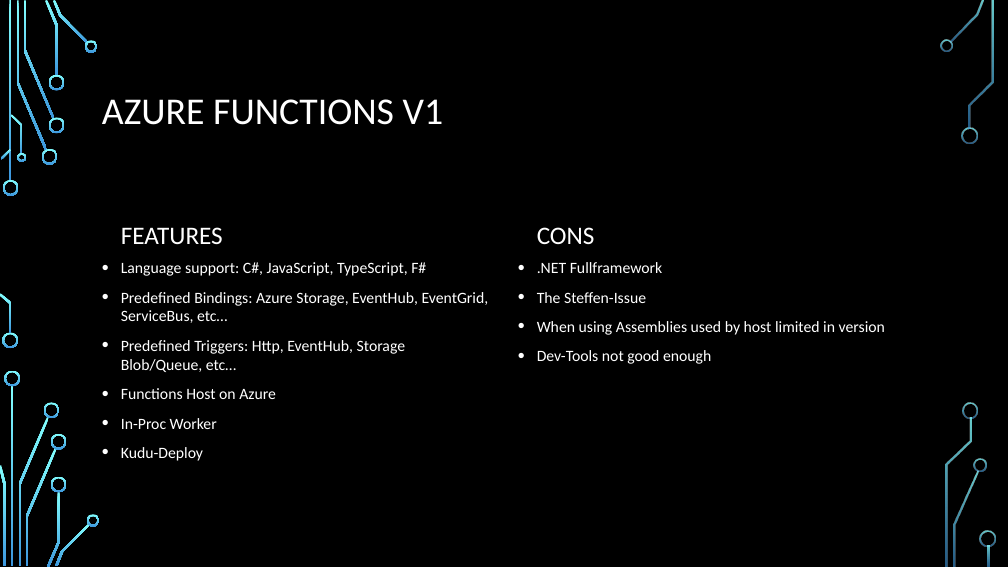
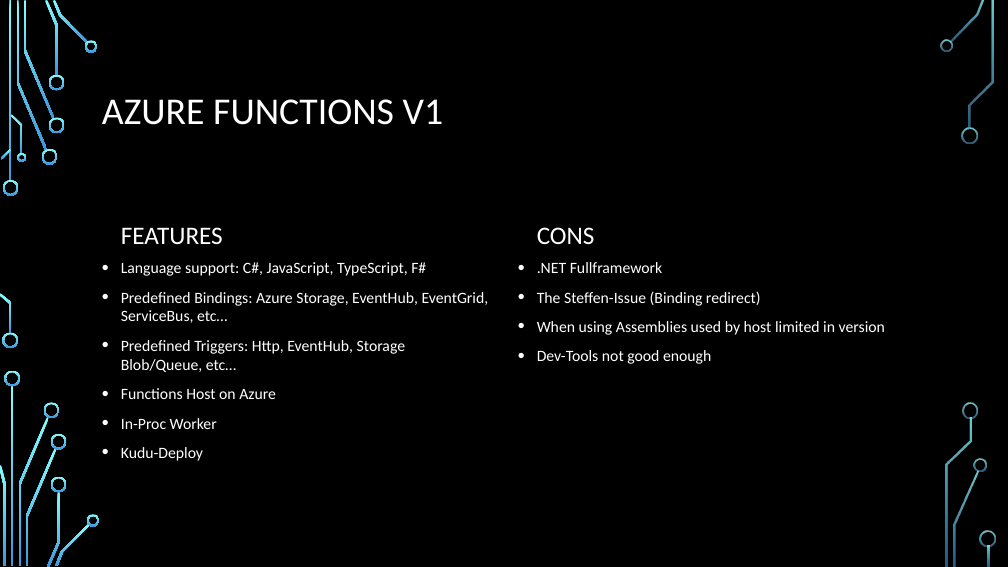
Before and after one commit to dersia/presentations, a slide deck: slide 3 of AzureFunctionsV2.pptx. Drawn at 1008x567 pixels with LibreOffice and Linux fonts; fonts in the diff are those of the drawing; background and template pictures are left out. Boxes give left, top, right and bottom in pixels: in the first picture for what was removed or moved away, otherwise in the second. Text is boxed around its words. In the diff, an @@ line names an element or a change of style, - is before the commit and + after.

```diff
--- a/AzureFunctionsV2.pptx
+++ b/AzureFunctionsV2.pptx
@@ text at [537, 291, 761, 306]: text changed @@
-• The Steffen-Issue
+• The Steffen-Issue (Binding redirect)
```
Also in this commit, not shown: 4 other slides changed, 1 slide added, 27 other files.
